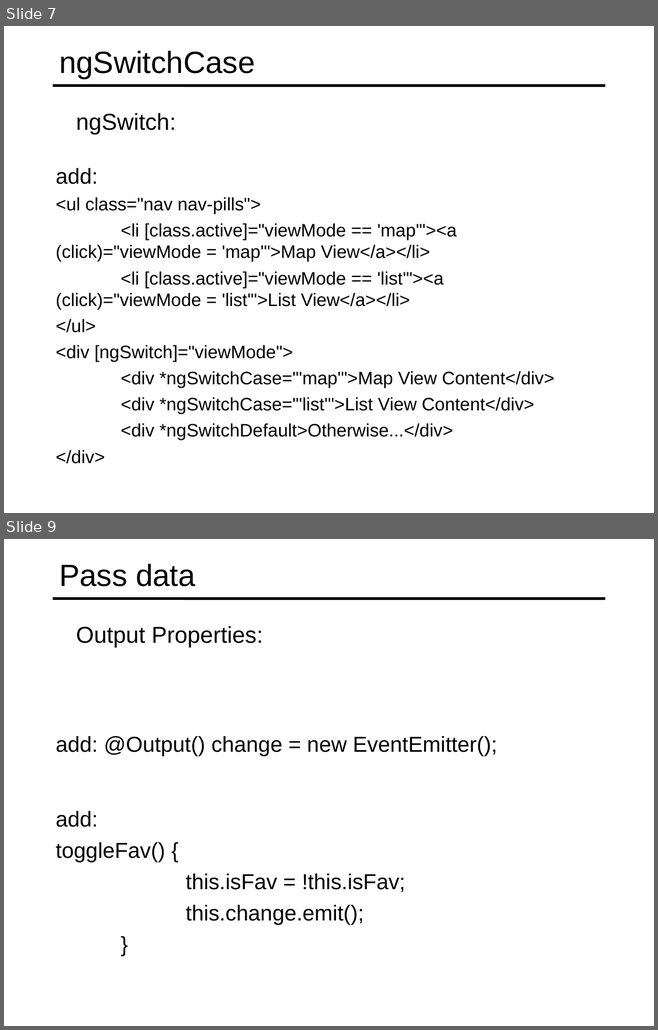
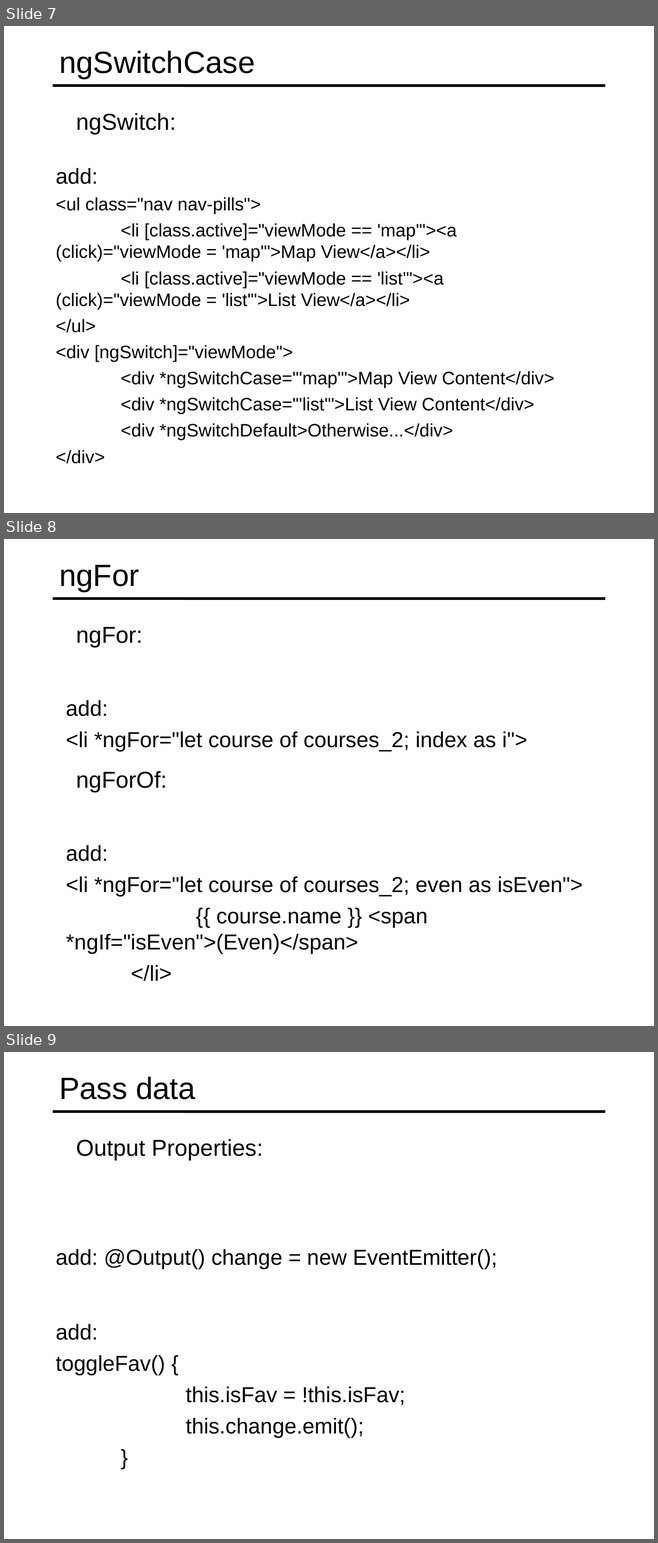
Before and after one commit to specter01wj/Jago_Link_Training, a slide deck: Angular/Angular7/Angular Advanced Course/Essentials/4.Directives/L4_Directives.ppt. Shown one above the other, each under a label of ours: slides 7 and 9 before the commit, slides 7, 8 and 9 after it; the slides between them are not shown. The pictures are 658x1030 and 658x1543 pixels, drawn with LibreOffice and Linux fonts; fonts in the diff are those of the drawing. Boxes give left, top, right and bottom in pixels: in the first picture for what was removed or moved away, otherwise in the second. Text is boxed around its words. In the diff, an @@ line names an element or a change of style, - is before the commit and + after.

Commit message:
10/14/2019 v1

```diff
--- a/Angular/Angular7/Angular Advanced Course/Essentials/4.Directives/L4_Directives.ppt
+++ b/Angular/Angular7/Angular Advanced Course/Essentials/4.Directives/L4_Directives.ppt
@@ slide 8 added at box(4, 539, 654, 1026), background #FFFFFF; not listed: 1 template element that a slide beside it also shows @@
@@ title added at box(59, 565, 139, 592), 34 pt, text #000000 @@
+ngFor
@@ text added at box(76, 627, 143, 647), 25.5 pt, text #000000 @@
+  ngFor:
@@ text added at box(66, 700, 527, 751), 24 pt, text #000000 @@
+  add:
+  <li *ngFor="let course of courses_2; index as i">
@@ text added at box(76, 771, 167, 792), 25.5 pt, text #000000 @@
+  ngForOf:
@@ text added at box(66, 845, 582, 982), 24 pt, text #000000 @@
+  add:
+  <li *ngFor="let course of courses_2; even as isEven">
+  {{ course.name }} <span *ngIf="isEven">(Even)</span>
+  </li>
```
Also in this commit, not shown: 1 slide removed.
